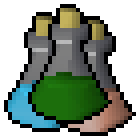
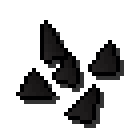
Two versions of the same layered image (140x140). Layer-by-layer changes:
added layer "Layer 146" above "Layer 145" over box(16, 20, 124, 128)
removed layer "Layer 57" over box(28, 4, 112, 124)
hid "Layer 56", moved it above "Layer 26", painted on it over box(4, 12, 108, 132)
hid "Layer 55", moved it above "Layer 53", painted on it over box(24, 16, 136, 136)
